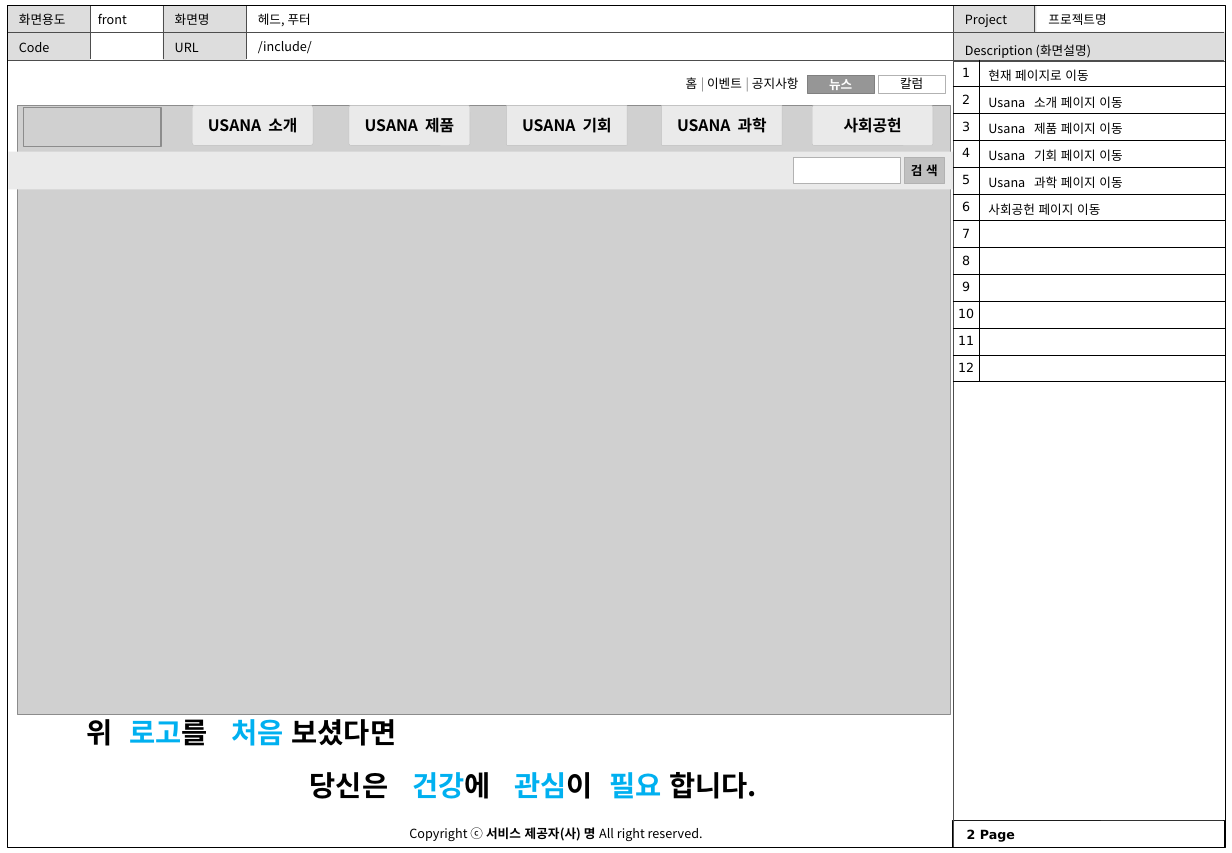
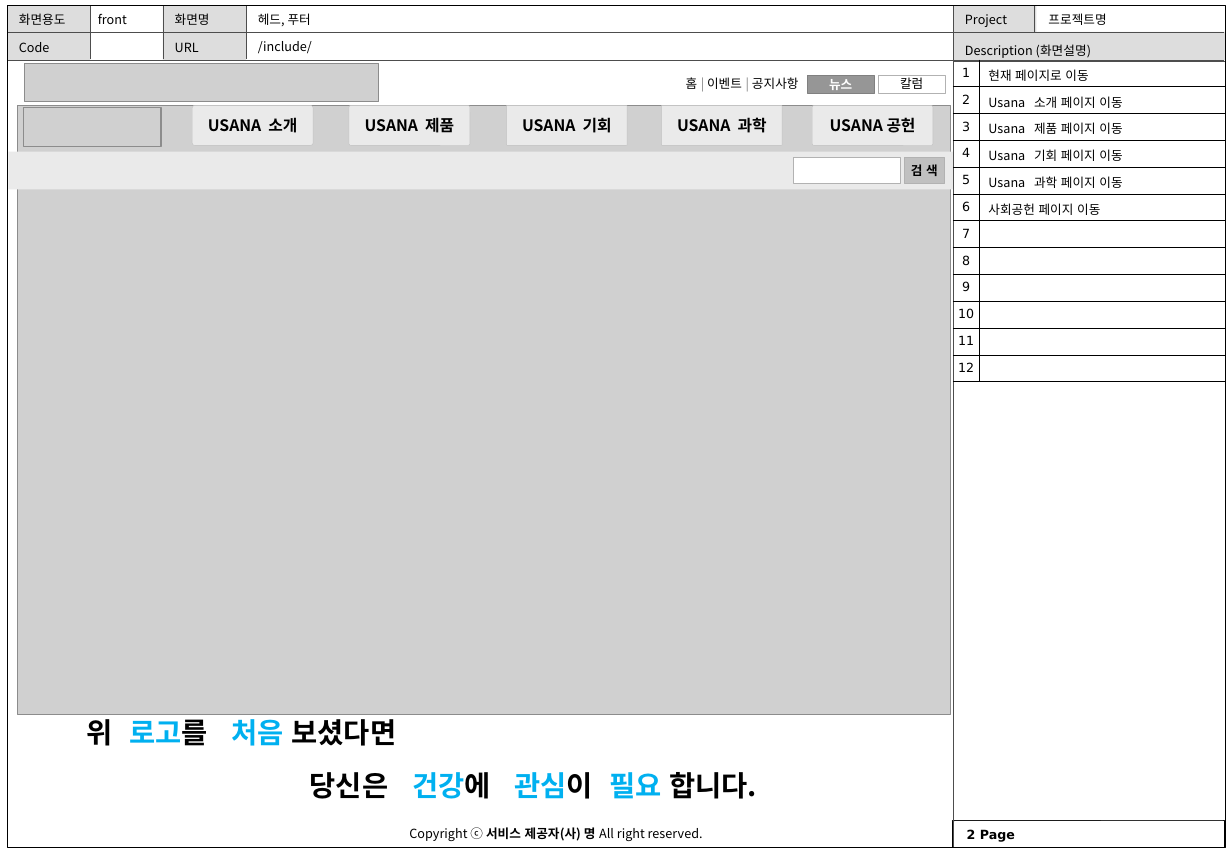
Before and after one commit to aone1234/query, a slide deck: slide 3 of 웹용_스토리보드_HMH.pptx. Drawn at 1232x853 pixels with LibreOffice and Linux fonts; fonts in the diff are those of the drawing; grey boxes stand for pictures. Boxes give left, top, right and bottom in pixels: in the first picture for what was removed or moved away, otherwise in the second. Text is boxed around its words. In the diff, an @@ line names an element or a change of style, - is before the commit and + after.

```diff
--- a/웹용_스토리보드_HMH.pptx
+++ b/웹용_스토리보드_HMH.pptx
@@ picture added at (25, 64, 379, 102) @@
@@ text in rounded rectangle at (830, 117, 916, 133): text changed @@
-사회공헌
+USANA 공헌
```
Also in this commit, not shown: 1 other slide changed, 5 slides added, 1 slide removed.
